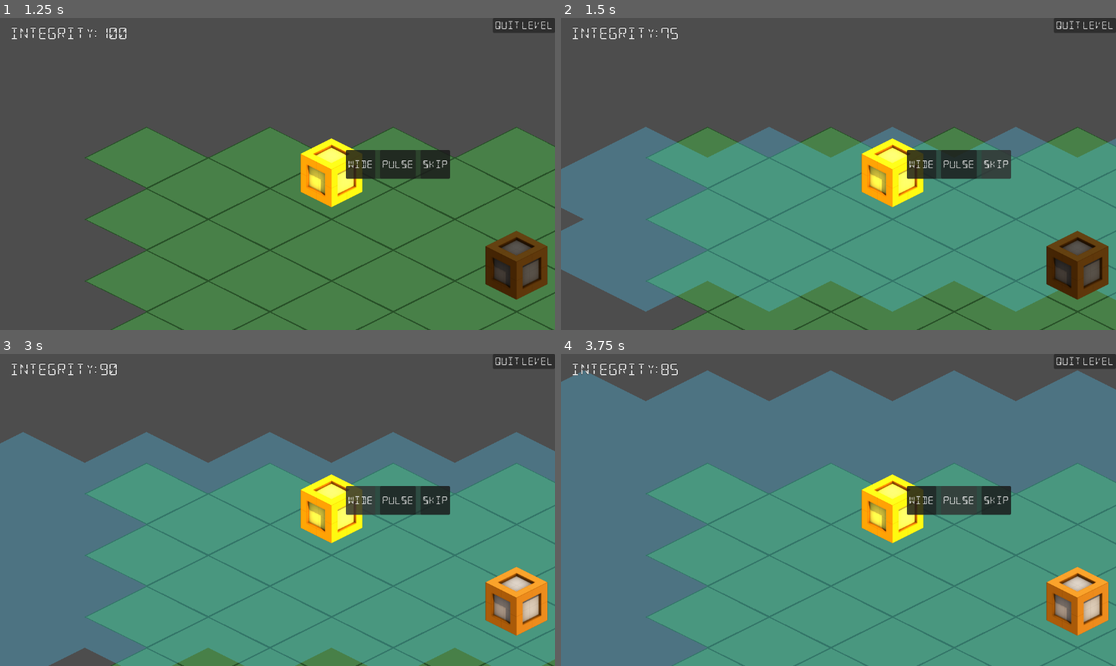
Above: before the commit, frames 1-4 (two rows, left to right).
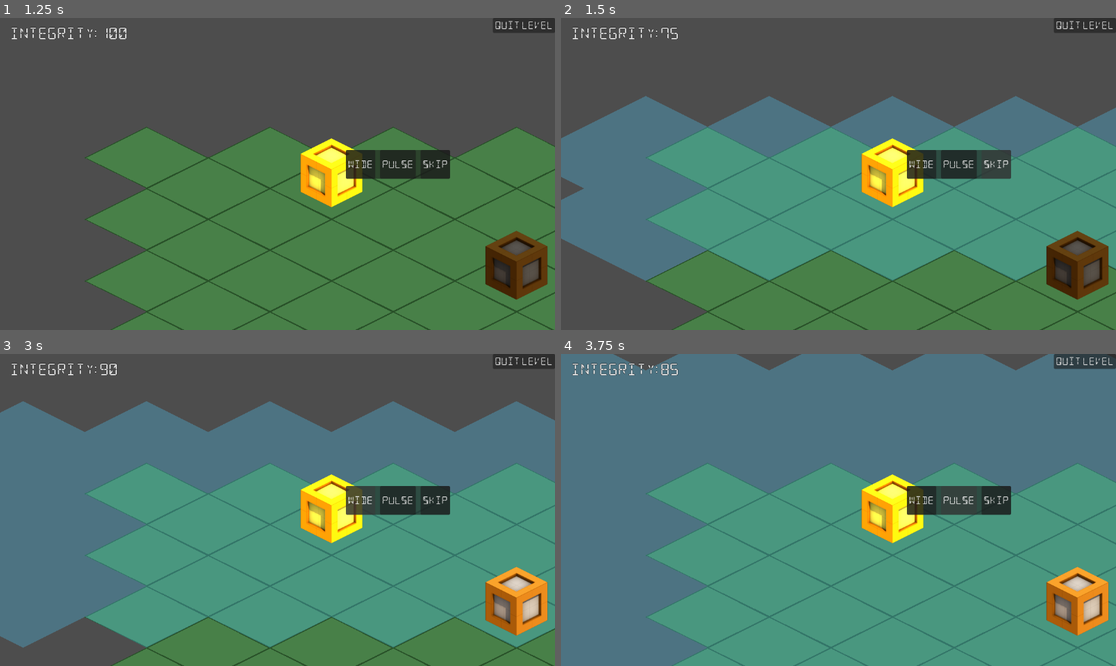
Above: after the commit, the same moments.

Repository: Ty1rl/Signal
Game: Godot game, scene res://levels/level_01_flat.tscn
Two runs of this game, one before a commit and one after it. Both use one fixed random seed, a clock stepped at 60 frames per second and the inputs below. This scene is started directly instead of the project's main scene.
Inputs (mouse positions are in pixels of both pictures, inside the frame that each line leads up to):
- Up to frame 1 (1.25 s): tap Enter at 0.5 s; drag from (333, 174) to (516, 264) at 0.52 s
- Up to frame 2 (1.5 s): click "Skip" at 1.25 s
- Up to frame 3 (3 s): click "Skip" at 2 s; click "Wide" at 2.75 s
- Up to frame 4 (3.75 s): click "Pulse" at 3.5 s

Frame 1 is identical in both runs. In frame 2, 19% of the frame differs, in the area x 0-100%, y 24-95%; in frame 3, 19%; in frame 4, 8.0%.

Commit message:
Add temp fix to overlap offset

Diff:
--- a/scripts/glow_overlay.gd
+++ b/scripts/glow_overlay.gd
@@ -13,6 +13,7 @@
 		return
 	for tile in tiles_to_draw:
 		var c: Vector2 = tile_origin_local.call(tile) + Vector2(0, tile_size.y * 0.5)
+		c.y -= 64
 		var w := tile_size.x * 0.5
 		var h := tile_size.y * 0.5
 		var diamond := PackedVector2Array([
